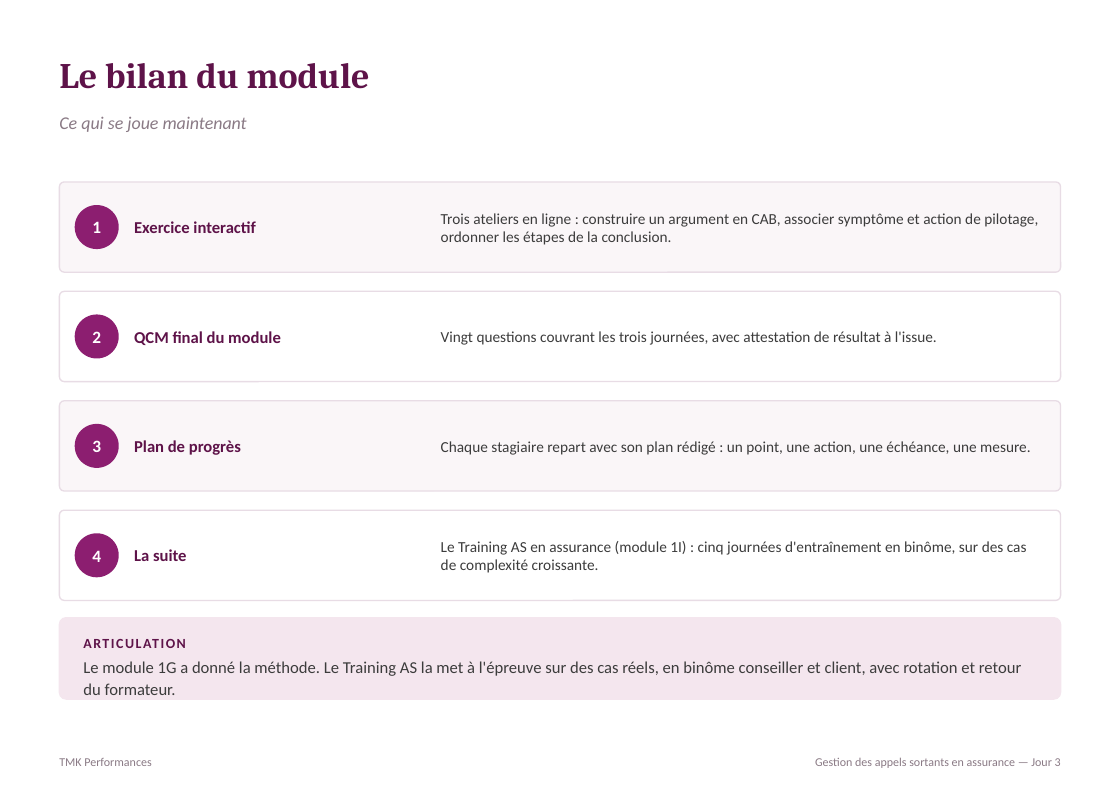
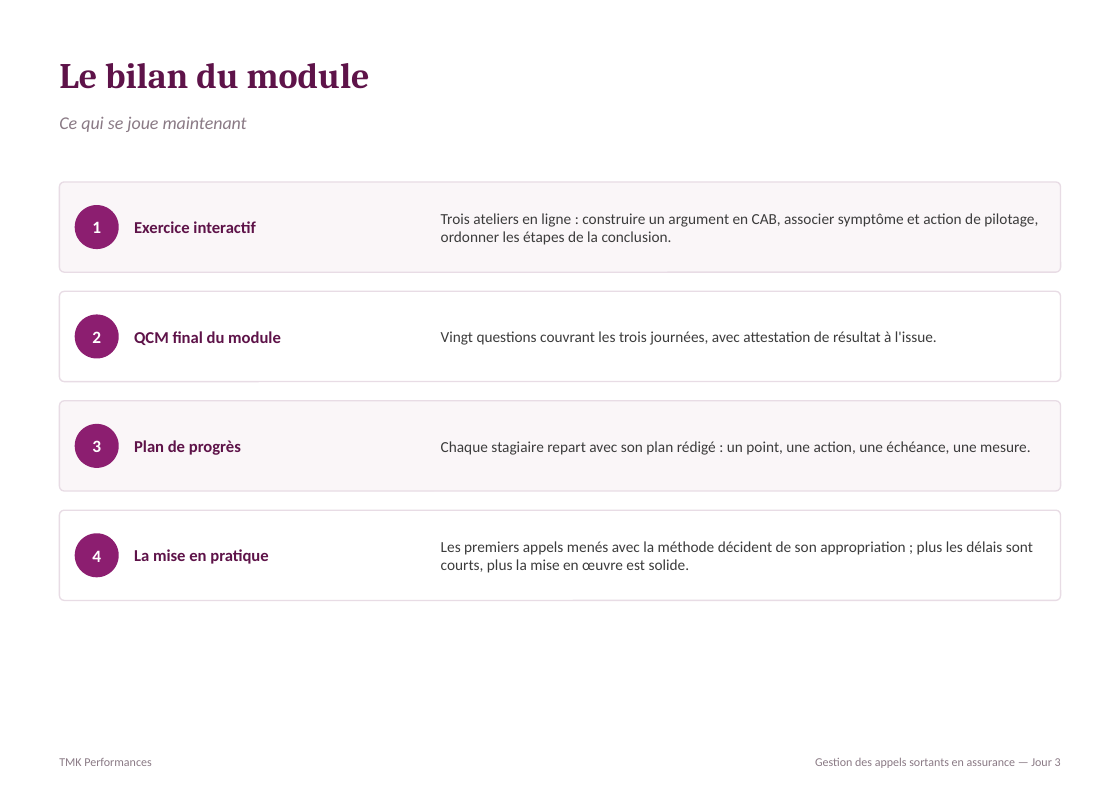
Before and after one commit to ThLe2/MAD_PRDV, a slide deck: slide 26 of documents_a_telecharger/Cours_-_Jour_3.pptx. Drawn at 1120x792 pixels with LibreOffice and Linux fonts; fonts in the diff are those of the drawing. Boxes give left, top, right and bottom in pixels: in the first picture for what was removed or moved away, otherwise in the second. Text is boxed around its words. In the diff, an @@ line names an element or a change of style, - is before the commit and + after.

```diff
--- a/documents_a_telecharger/Cours_-_Jour_3.pptx
+++ b/documents_a_telecharger/Cours_-_Jour_3.pptx
@@ text at (134,549,268,564): text changed @@
-La suite
+La mise en pratique
@@ text at (441,541,1033,573): text changed @@
-Le Training AS en assurance (module 1I) : cinq journées d'entraînement en binôme, sur des cas de complexité croissante.
+Les premiers appels menés avec la méthode décident de son appropriation ; plus les délais sont courts, plus la mise en œuvre est solide.
@@ rounded rectangle removed at (59,618,1061,699) @@
@@ text removed at (83,629,313,656) @@
-ARTICULATION
@@ text removed at (83,661,1021,695) @@
-Le module 1G a donné la méthode. Le Training AS la met à l'épreuve sur des cas réels, en binôme conseiller et client, avec rotation et retour du formateur.
```
Also in this commit, not shown: 2 other slides changed, 5 other files.
